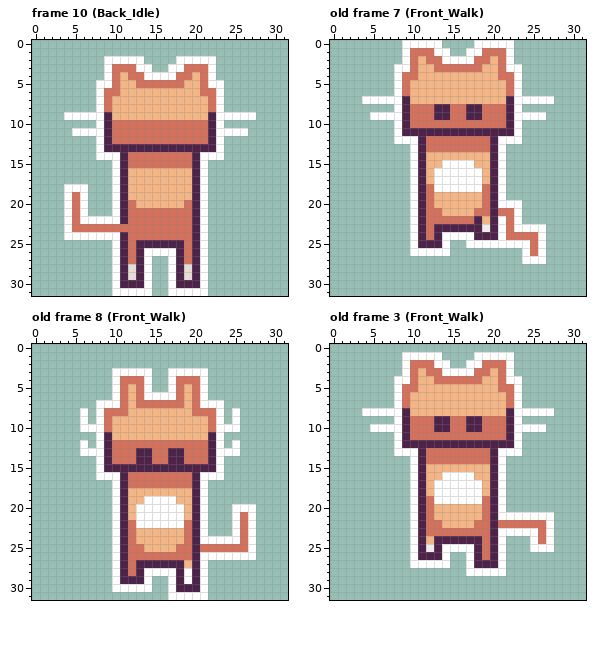
Edited in one commit: pixel-art file (public/assets/Sprites/Player/Player.aseprite). The picture above is the old version.
32x32 pixels, 14 frames. Shown: frame 10 (Back_Idle), old frame 7 (Front_Walk), old frame 8 (Front_Walk), old frame 3 (Front_Walk). The commit also changed other frames, which this record leaves out.
Once edited:
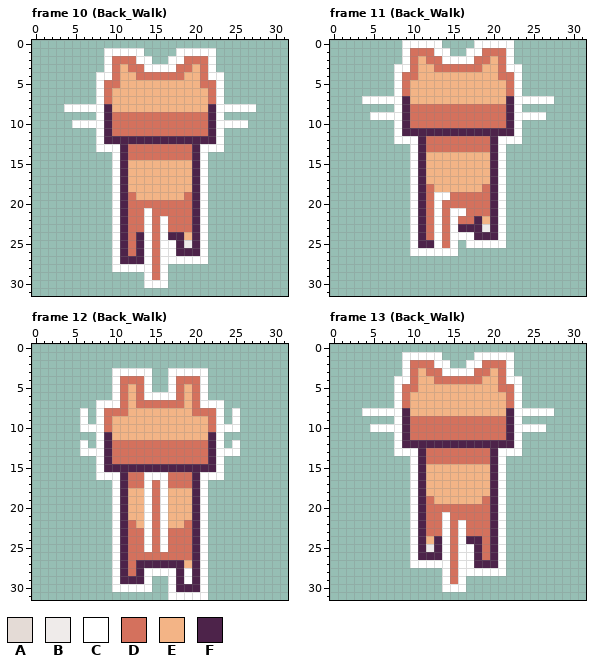
Palette (. is transparent): A #e4dbd6  B #efebea  C #ffffff  D #d4715d  E #f3b486  F #4d234a
A new or re-ordered frame is compared with the old frame closest to it.
Message: Added Player BackWalk
Edits made:
frames 14 -> 19
Changed rows in their new state; - is an unchanged pixel.
Frame 10 (Back_Walk):
first column x 4:
 1 -----CCCCC----CCCCC-----
 2 ------DDD-C--C-DDD------
 3 -------E-D-CC-D-E-------
 4 ----C---E-DDDD-E---C----
 5 -----D---EEEEEE---D-----
 6 ------E----------E------
 8 CCCC-F------------F-CCCC
 9 ....--DDDDDDDDDDDD--....
10 -CCC----------------CCC-
11 -...----------------...-
12 ------FFFFFFFFFFFF------
13 -----CC-DDDDDDDD-CC-----
14 ----..------------..----
15 --------EEEEEEEE--------
18 ...---------------------
19 ...-----D------D--------
20 ...------DDDDDD---------
21 ...-------C-------------
22 ......----C-C-----------
23 ......CF--C-C-----------
24 ......---FC-CFFE--------
25 ----------CDCC-B--------
26 -----------D---F--------
27 --------F--DC-CCC-------
28 -------CCC-DC.....------
29 ------....-DC.....------
30 ------....-CC.....------
31 ------.....--.....------
Frame 11 (Back_Walk) is new; against old frame 7 (Front_Walk):
first column x 13:
 8 DD--DD
 9 DD--DD
first column x 13:
15 -EEEE---------
16 EEEEEE--------
17 EEEEEE--------
18 EEEEEE--------
19 CCDDDD--------
20 CDDDDD---..---
21 CDCCD---C..---
22 C-C------..---
23 CDC------.....
24 CD-------.....
25 CDC------.....
26 --C--------...
27 -----------...
Frame 12 (Back_Walk) is new; against old frame 8 (Front_Walk):
first column x 13:
13 DD--DD---------
14 DD--DD---------
16 -CCC-----------
17 -C-C-----------
18 -CDC-----------
19 --D-E----------
20 E-D-EE------...
21 E-D-EE------...
22 E-D-EE------...
23 DCDCDD------...
24 DCDCDD---......
25 -CDCD---C......
26 ---------......
Frame 13 (Back_Walk) is new; against old frame 3 (Front_Walk):
first column x 13:
 9 DD--DD
10 DD--DD
first column x 13:
16 -EEEE----------
17 EEEEEE---------
18 EEEEEE---------
19 EEEEEE---------
20 DDDDDD---------
21 DCDDDD---......
22 -CDCD---C......
23 -C-C-----......
24 -CDC--------...
25 --D---------...
26 --DC-----------
27 --DC-----------
28 -CDC-----------
29 -CDC-----------
30 -CCC-----------
